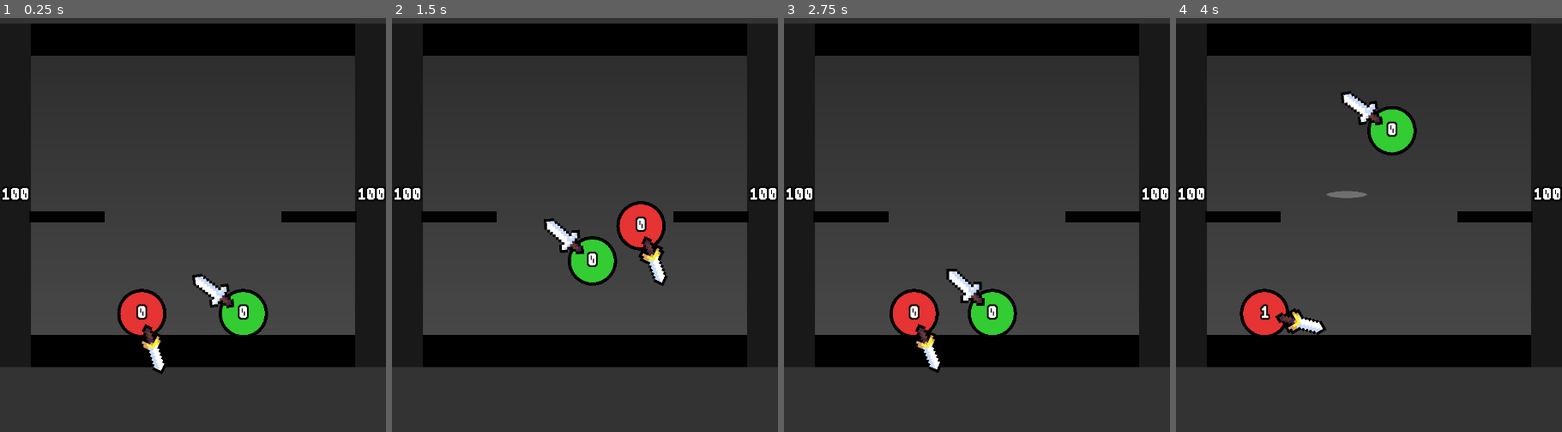
Above: before the commit, frames 1-4 (left to right).
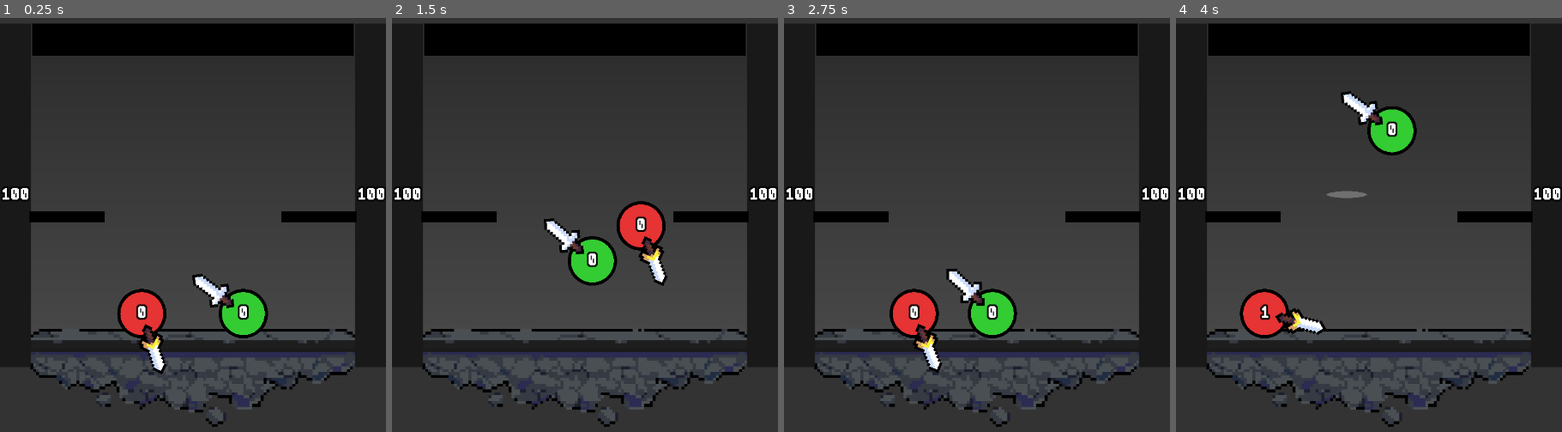
Above: after the commit, the same moments.

Repository: HarryLin349/Super-Smash-Balls
Game: Godot game, scene res://Main.tscn
The game is run twice, just before and just after one commit, with the same random seed, the same clock (stepped at 60 frames per second) and the same inputs.
Inputs:
- Up to frame 1 (0.25 s): no input
- Up to frame 2 (1.5 s): no input
- Up to frame 3 (2.75 s): no input
- Up to frame 4 (4 s): no input

The runs differ from the first frame. In frame 1, 9.6% of the frame differs, in the area x 7-92%, y 1-99%; in frame 2, 10%; in frame 3, 9.6%; in frame 4, 10%.

Commit message:
add stage

Diff:
--- a/Main.gd
+++ b/Main.gd
@@ -46,7 +46,7 @@
 	var center := viewport_size * 0.5 + Vector2(0.0, arena_offset_y)
 
 	var floor_position := Vector2(viewport_size.x * 0.5, center.y + half + wall_thickness * 0.5)
-	var floor_width := viewport_size.x * 3.0
+	var floor_width := viewport_size.x - 120
 	_set_wall(wall_bottom, floor_position, Vector2(floor_width, wall_thickness))
 	var ceiling_position := Vector2(viewport_size.x * 0.5, center.y - half - wall_thickness * 0.5)
 	_set_wall(wall_top, ceiling_position, Vector2(floor_width, wall_thickness))
@@ -127,6 +127,19 @@
 			visual.color = Color(0, 0, 0, 1)
 		visual.size = size
 		visual.position = -size * 0.5
+	if wall == wall_bottom and wall.has_node("FloorSprite"):
+		var floor_sprite: Sprite2D = wall.get_node("FloorSprite")
+		var tex := floor_sprite.texture
+		if tex != null:
+			var tex_size := tex.get_size()
+			if tex_size.x > 0.0:
+				var scale_value := (arena_size + 130) / tex_size.x
+				floor_sprite.scale = Vector2(scale_value, scale_value)
+		floor_sprite.position = Vector2(0, 50)
+		floor_sprite.z_index = -5
+		if wall.has_node("Visual"):
+			var bottom_visual: ColorRect = wall.get_node("Visual")
+			bottom_visual.color = Color(0, 0, 0, 0)
 	if wall.has_node("Sensor/CollisionShape2D"):
 		var sensor_shape: CollisionShape2D = wall.get_node("Sensor/CollisionShape2D")
 		var sensor_rect := sensor_shape.shape
--- a/Main.tscn
+++ b/Main.tscn
@@ -7,6 +7,7 @@
 [ext_resource type="Script" path="res://Floor.gd" id="5"]
 [ext_resource type="AudioStream" uid="uid://dtw8o7wi62rte" path="res://sfx/ko-fx.mp3" id="6"]
 [ext_resource type="AudioStream" uid="uid://cjdoqj6khdajt" path="res://sfx/victory.mp3" id="7"]
+[ext_resource type="Texture2D" uid="uid://b4itdgjqj2djm" path="res://assets/floor.png" id="10"]
 
 [sub_resource type="Shader" id="8"]
 code = "shader_type canvas_item;
@@ -71,6 +72,9 @@
 
 [node name="Visual" type="ColorRect" parent="Walls/WallBottom"]
 color = Color(0, 0, 0, 1)
+
+[node name="FloorSprite" type="Sprite2D" parent="Walls/WallBottom"]
+texture = ExtResource("10")
 
 [node name="WallTop" type="StaticBody2D" parent="Walls"]
 script = ExtResource("5")
Not shown: 1 places in Main.tscn that only renumber resources
